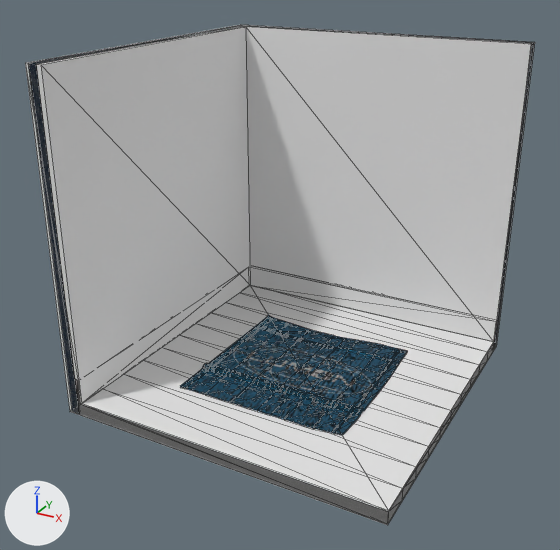
An edit to the glTF model public/assets/room.glb, drawn before and after from the same camera.
Camera for both pictures: a camera (50 mm lens) standing at (2.99, -5.87, 3.89) and looking at (-0.15, -0.15, 1.04). Every picture has the same lights, and +X, +Y and +Z are marked at lower left. Mesh edges are drawn as thin lines. Vertices at the same position are counted once.

Names of what the first picture shows: 'col_room', 'room_floor.001', 'room_walls.002', 'rug.001'.
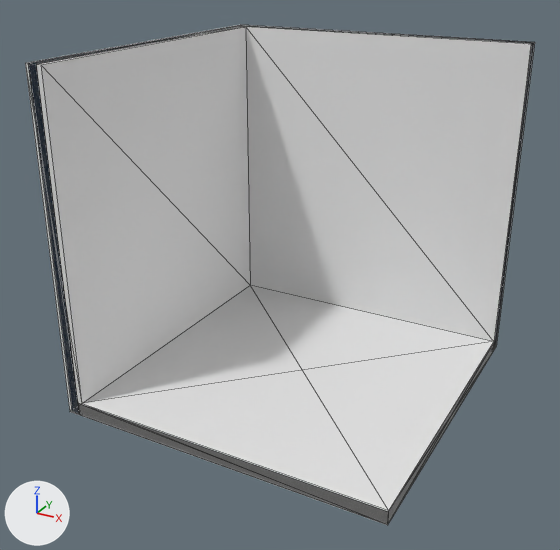
Location of each change, (x1, y1, x2, y2) in pixels of the pictures (560 x 550 px):
'rug.001', deleted
    before: (180, 315, 407, 435)
'room_walls_trim_bot.001', deleted
    before: (76, 321, 497, 403)
part 1 of me_cube_068, cut back
    before: (388, 341, 495, 520)
    after: (388, 341, 495, 521)

The change, as a diff of the scene's bpy script:
```diff
--- a/public/assets/room.glb.py
+++ b/public/assets/room.glb.py
@@ me_cube_068 @@
 # used by ob_room_floor_001; location = (0.0, 0.0, 0.0)
-me_cube_068.from_pydata(...)  # 44 vertices, 64 faces; spans x -1.5..1.5, y -1.5..1.5, z -0.12..0.0
+me_cube_068.from_pydata(...)  # 8 vertices, 8 faces; spans x -1.5..1.5, y -1.5..1.5, z -0.12..0.0
+# me_cube_068 part 1
+# 36 vertices are removed from x -1.5..1.5, y -1.2..1.24, z -0.12..0.0
+# 62 faces are deleted
+# 4 new faces join them, mat_floor_003 (white #ffffff)
+# 2 new faces join them, mat_metal_panels
 me_cube_068.materials.append(mat_floor_003)
@@ ob_room_walls_trim_bot_001 @@
-ob_room_walls_trim_bot_001 = bpy.data.objects.new('room_walls_trim_bot.001', me_cube_069)
-ob_room_walls_trim_bot_001.location = (0.0, 0.0, 0.0)
@@ ob_rug_001 @@
-ob_rug_001 = bpy.data.objects.new('rug.001', me_plane_039)
-ob_rug_001.location = (-0.01, -0.003, 0.018)
```
